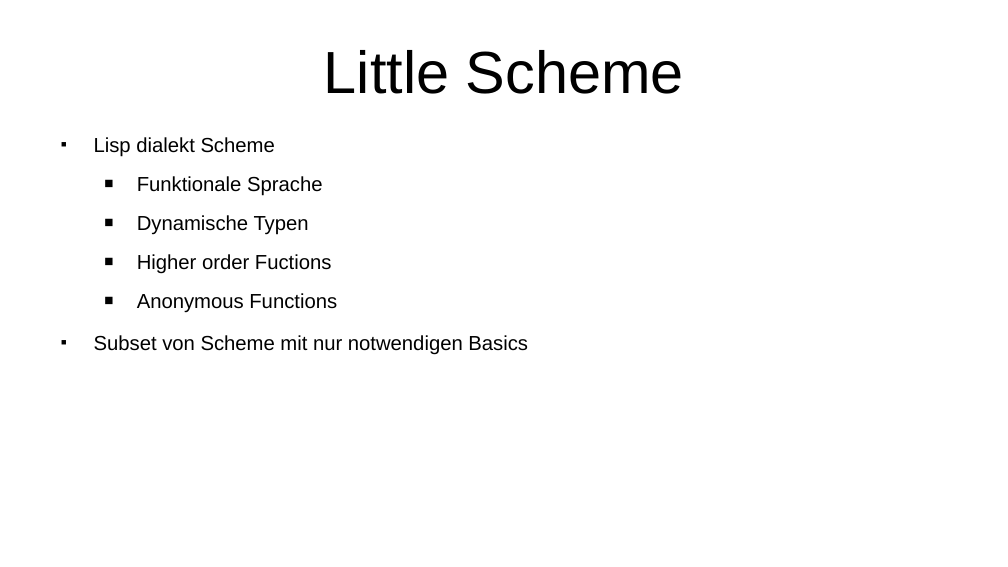
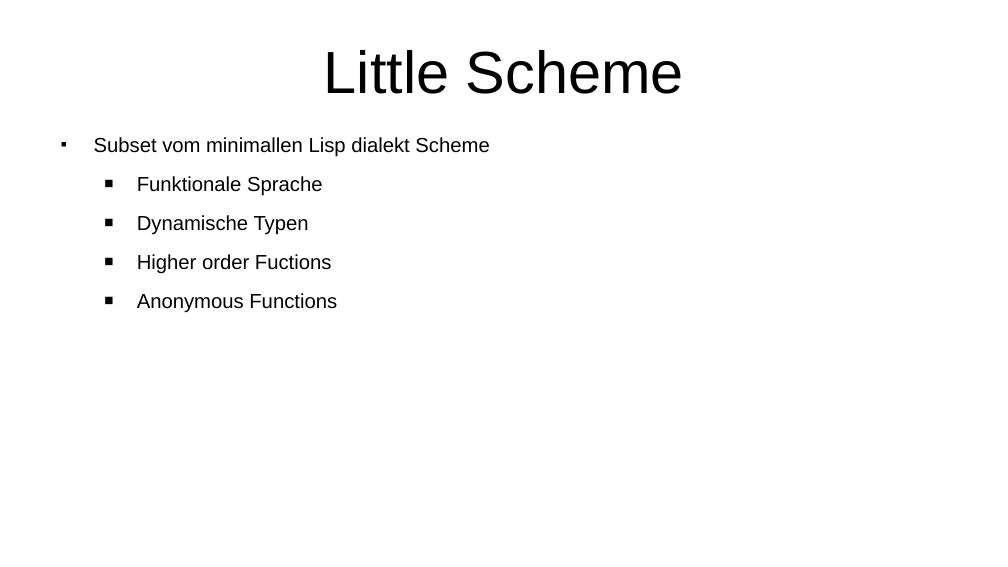
Before and after one commit to Iquiji/little-schemer-talk, a slide deck: slide 7 of Talk Engineering Day 2-6-2022.odp (slide 6 before the commit). Drawn at 1008x567 pixels with LibreOffice and Linux fonts; fonts in the diff are those of the drawing. Boxes give left, top, right and bottom in pixels: in the first picture for what was removed or moved away, otherwise in the second. Text is boxed around its words. In the diff, an @@ line names an element or a change of style, - is before the commit and + after.

```diff
--- a/Talk Engineering Day 2-6-2022.odp
+++ b/Talk Engineering Day 2-6-2022.odp
@@ text at (94,137,489,157): text changed @@
-■ Lisp dialekt Scheme
+■ Subset vom minimallen Lisp dialekt Scheme
@@ text at (94,335,528,355): paragraph removed @@
-■ Subset von Scheme mit nur notwendigen Basics
```
Also in this commit, not shown: 1 slide added.
